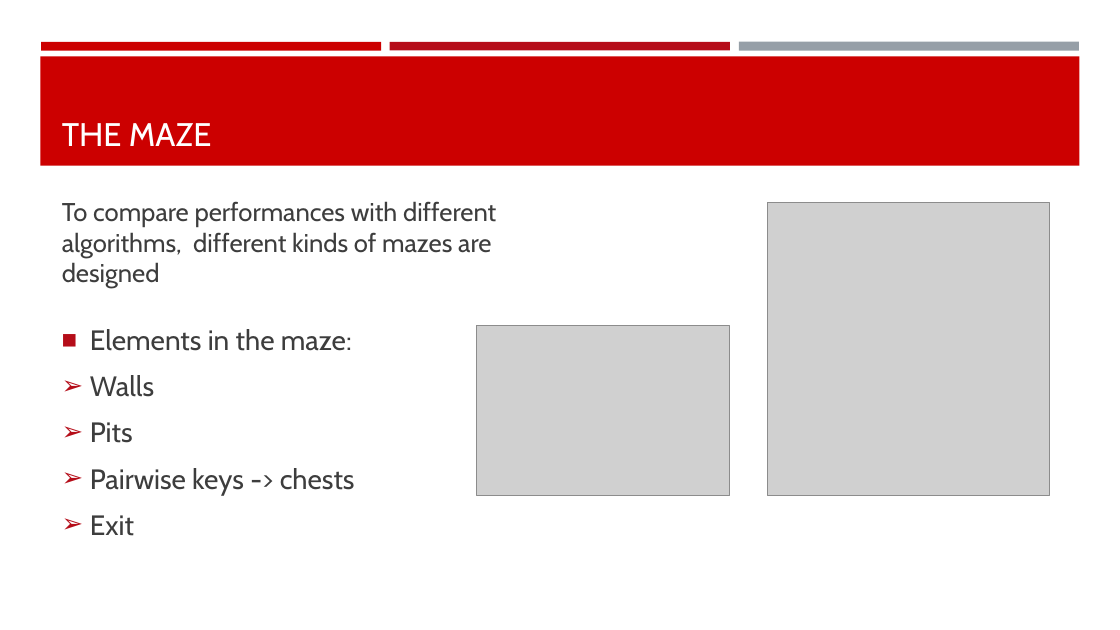
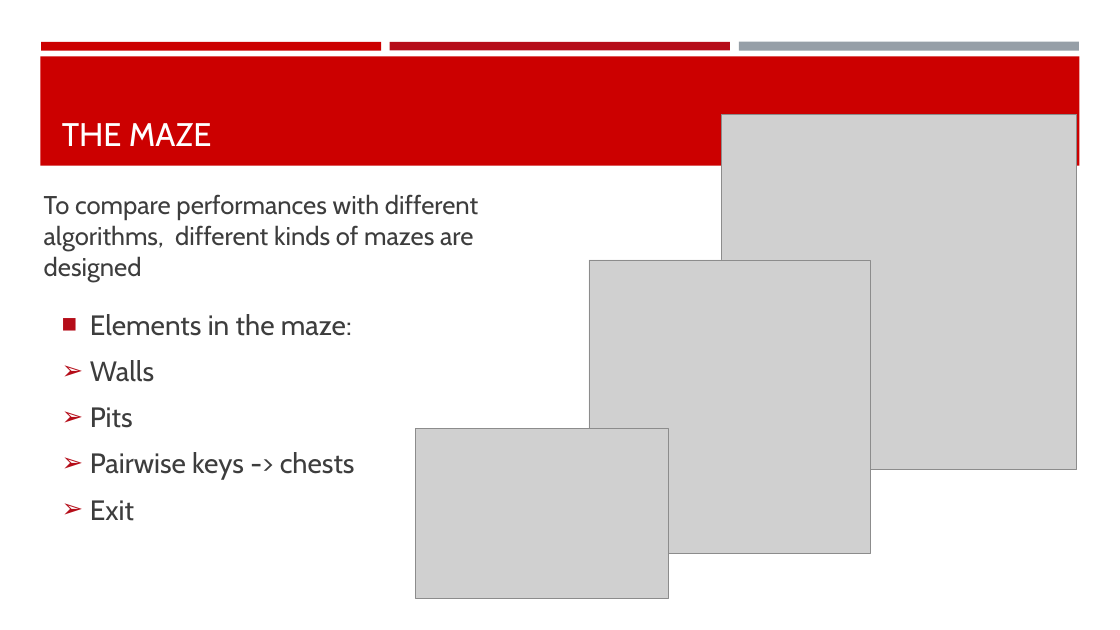
Before and after one commit to mengli11235/MachineLearning_Maze, a slide deck: slide 3 of Group Presentation.pptx. Drawn at 1120x630 pixels with LibreOffice and Linux fonts; fonts in the diff are those of the drawing; grey boxes stand for pictures. Boxes give left, top, right and bottom in pixels: in the first picture for what was removed or moved away, otherwise in the second. Text is boxed around its words. In the diff, an @@ line names an element or a change of style, - is before the commit and + after.

```diff
--- a/Group Presentation.pptx
+++ b/Group Presentation.pptx
@@ picture added at <box>721,114,1077,470</box> @@
@@ text "To compare performances with different ...": place and size @@
-text "To compare performances with different ..." at <box>62,201,496,288</box>
+text "To compare performances with different ..." at <box>44,194,478,281</box>
@@ picture: place and size @@
-picture at <box>768,202,1049,496</box>
+picture at <box>589,260,870,553</box>
@@ text "Elements in the maze:": place and size @@
-text "Elements in the maze:" at <box>90,329,355,536</box>
+text "Elements in the maze:" at <box>90,314,355,521</box>
@@ picture: place and size @@
-picture at <box>476,326,730,496</box>
+picture at <box>415,429,669,598</box>
```
Also in this commit, not shown: 4 other slides changed.
